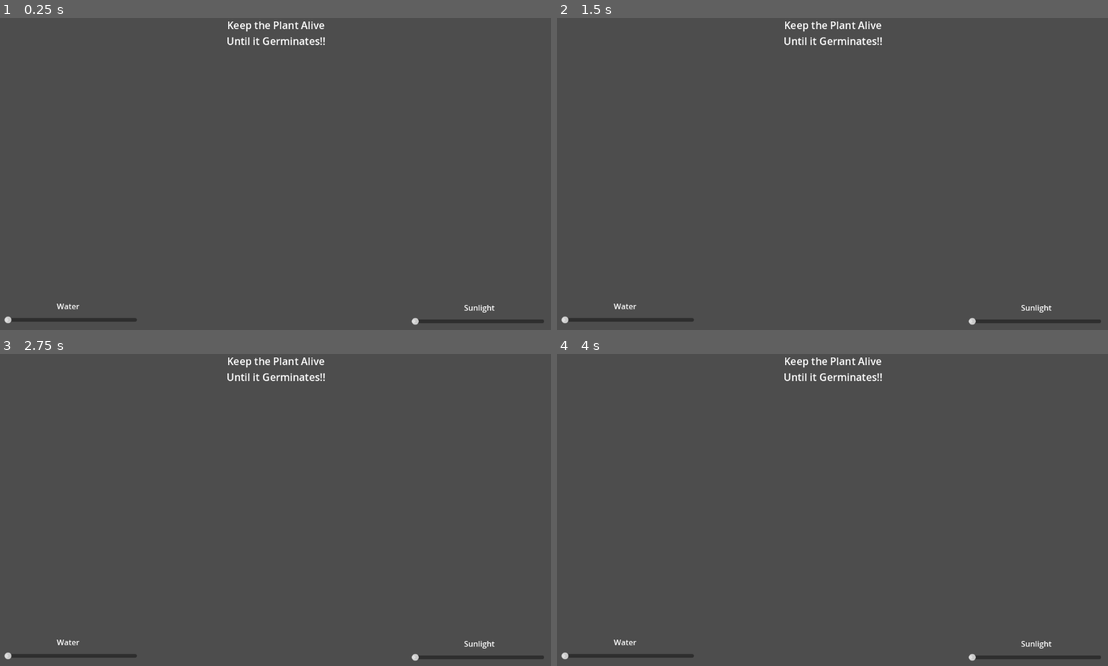
Above: before the commit, frames 1-4 (two rows, left to right).
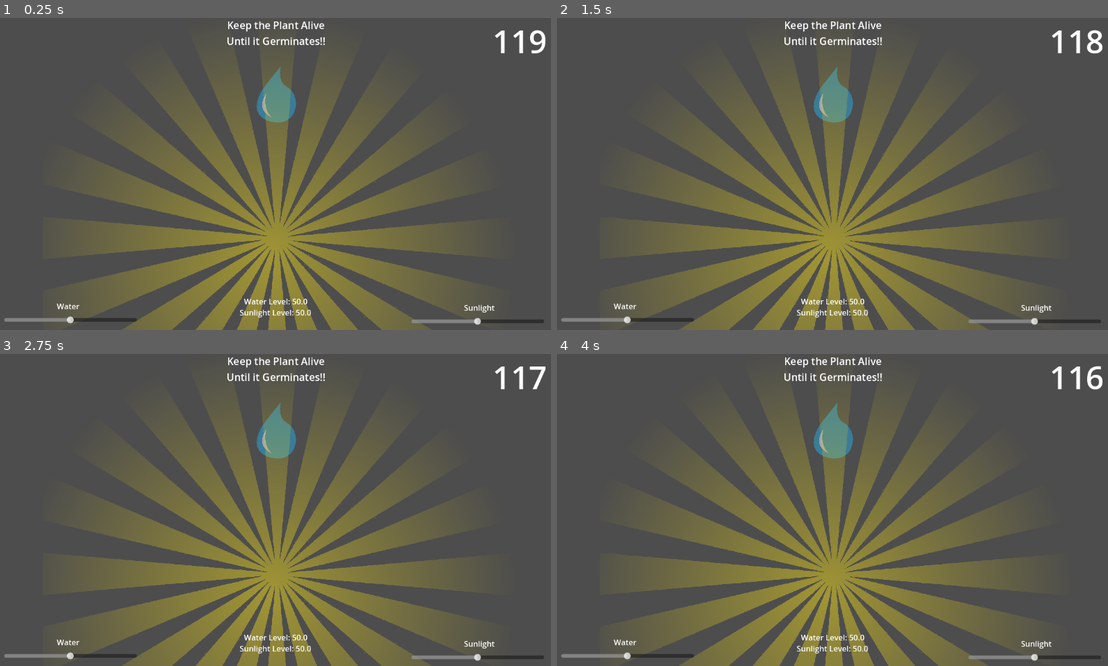
Above: after the commit, the same moments.

Repository: fubblea/seed
Game: Godot game, scene res://Scenes/plant_view.tscn
Two runs of this game, one before a commit and one after it. Both use one fixed random seed, a clock stepped at 60 frames per second and the inputs below.
Inputs:
- Up to frame 1 (0.25 s): no input
- Up to frame 2 (1.5 s): tap Enter at 0.5 s; tap Space at 1.25 s
- Up to frame 3 (2.75 s): tap Enter at 2 s
- Up to frame 4 (4 s): tap Space at 2.75 s; tap Enter at 3.5 s

The runs differ from the first frame. In frame 1, 27% of the frame differs, in the area x 0-99%, y 3-100%; in frame 2, 27%; in frame 3, 27%; in frame 4, 27%.

Commit message:
Timer with text

Diff:
--- /dev/null
+++ b/Common/GameState.gd
@@ -0,0 +1,39 @@
+@tool
+extends Node
+
+class_name GameState
+
+signal timer_value_changed(time_left: float)
+
+const GAME_TIME_LIMIT: float = 120.0
+
+var water_level: float
+var sunlight_level: float
+
+@onready var water_spray: Node2D = $"../WaterSpray"
+@onready var sun_light: Node2D = $"../SunLight"
+@onready var main_ui: Node = $"../MainUI"
+@onready var timer = $"GameTimer"
+
+func _ready() -> void:
+	timer.wait_time = GAME_TIME_LIMIT
+	timer.start()
+
+	update_opacity()
+
+func _process(_delta: float) -> void:
+	if timer.time_left <= 0:
+		# TODO: Handle game over logic here
+		print("Game Over! Time's up!")
+		get_tree().quit()
+	else:
+		emit_signal("timer_value_changed", timer.time_left)
+
+func _on_main_ui_slider_value_changed(water: float, sunlight: float) -> void:
+	water_level = water
+	sunlight_level = sunlight
+	update_opacity()
+
+func update_opacity() -> void:
+	water_spray.modulate.a = clamp(water_level / 100, 0.0, 1.0)
+	sun_light.modulate.a = clamp(sunlight_level / 100, 0.0, 1.0)
--- /dev/null
+++ b/Entities/SunLight/sun_light.tscn
@@ -0,0 +1,9 @@
+[gd_scene load_steps=2 format=3 uid="uid://cj5vni108t1e2"]
+
+[ext_resource type="Texture2D" uid="uid://ov7nblpmjet5" path="res://Entities/SunLight/yellow-sun-rays-png-2.png" id="1_ul1c1"]
+
+[node name="SunLight" type="Node2D"]
+
+[node name="Sprite2D" type="Sprite2D" parent="."]
+position = Vector2(23, 19)
+texture = ExtResource("1_ul1c1")
--- /dev/null
+++ b/Entities/WaterSpray/water_spray.tscn
@@ -0,0 +1,9 @@
+[gd_scene load_steps=2 format=3 uid="uid://bq6scmmibawyy"]
+
+[ext_resource type="Texture2D" uid="uid://qd3rroljeo81" path="res://Entities/WaterSpray/water-drop-icon-symbol-20.png" id="1_67gpt"]
+
+[node name="WaterSpray" type="Node2D"]
+
+[node name="Sprite2D" type="Sprite2D" parent="."]
+scale = Vector2(0.1, 0.1)
+texture = ExtResource("1_67gpt")
--- a/Scenes/plant_view.tscn
+++ b/Scenes/plant_view.tscn
@@ -1,7 +1,26 @@
-[gd_scene load_steps=2 format=3 uid="uid://c1vjk7avoyen2"]
+[gd_scene load_steps=5 format=3 uid="uid://c1vjk7avoyen2"]
 
+[ext_resource type="Script" uid="uid://dxsri6afl3qpk" path="res://Common/GameState.gd" id="1_6tkng"]
 [ext_resource type="PackedScene" uid="uid://dprjxafn4og3f" path="res://UI/main_ui.tscn" id="1_22j6o"]
+[ext_resource type="PackedScene" uid="uid://bq6scmmibawyy" path="res://Entities/WaterSpray/water_spray.tscn" id="2_6s7na"]
+[ext_resource type="PackedScene" uid="uid://cj5vni108t1e2" path="res://Entities/SunLight/sun_light.tscn" id="5_vy3jo"]
 
 [node name="Node2D" type="Node2D"]
 
+[node name="GameState" type="Node" parent="."]
+script = ExtResource("1_6tkng")
+metadata/_custom_type_script = "uid://dxsri6afl3qpk"
+
+[node name="GameTimer" type="Timer" parent="GameState"]
+
 [node name="MainUI" parent="." instance=ExtResource("1_22j6o")]
+
+[node name="WaterSpray" parent="." instance=ExtResource("2_6s7na")]
+position = Vector2(577, 159)
+scale = Vector2(0.535744, 0.535744)
+
+[node name="SunLight" parent="." instance=ExtResource("5_vy3jo")]
+position = Vector2(582, 462)
+
+[connection signal="timer_value_changed" from="GameState" to="MainUI" method="_on_game_state_timer_value_changed"]
+[connection signal="slider_value_changed" from="MainUI" to="GameState" method="_on_main_ui_slider_value_changed"]
--- a/UI/main_ui.gd
+++ b/UI/main_ui.gd
@@ -1,8 +1,39 @@
 extends CanvasLayer
 
+signal slider_value_changed(water: float, sunlight: float)
+
+var water_level: float = 50.0
+var sunlight_level: float = 50.0
+
+@onready var water_slider: HSlider = $"Water/WaterSlider"
+@onready var sunlight_slider: HSlider = $"Sunlight/SunlightSlider"
+
+@onready var help_text: RichTextLabel = $HelpText
+@onready var timer_text: Label = $"TimerText"
+
+func _ready() -> void:
+	water_slider.value = water_level
+	sunlight_slider.value = sunlight_level
+
+	_update_help_text(water_level, sunlight_level)
+	emit_signal("slider_value_changed", water_level, sunlight_level)
+
+func _update_help_text(water: float, sunlight: float) -> void:
+	help_text.text = "Water Level: %s\nSunlight Level: %s" % [
+		str(water),
+		str(sunlight)
+	]
+
 func _on_water_slider_value_changed(value: float) -> void:
-	print("Water slider value changed to: ", value)
+	water_level = value
+	_update_help_text(water_level, sunlight_level)
+	emit_signal("slider_value_changed", water_level, sunlight_level)
+
+func _on_sunlight_slider_value_changed(value: float) -> void:
+	sunlight_level = value
+	_update_help_text(water_level, sunlight_level)
+	emit_signal("slider_value_changed", water_level, sunlight_level)
 
 
-func _on_sunlight_slider_value_changed(value: float) -> void:
-	print("Sunlight slider value changed to: ", value)
+func _on_game_state_timer_value_changed(time_left: float) -> void:
+	timer_text.text = str(int(time_left))
--- a/UI/main_ui.tscn
+++ b/UI/main_ui.tscn
@@ -17,6 +17,39 @@
 text = "Keep the Plant Alive
 Until it Germinates!!"
 horizontal_alignment = 1
+
+[node name="Sunlight" type="Control" parent="."]
+layout_mode = 3
+anchors_preset = 2
+anchor_top = 1.0
+anchor_bottom = 1.0
+offset_left = 844.0
+offset_top = -100.0
+offset_right = 1159.0
+offset_bottom = 3.0
+grow_vertical = 0
+
+[node name="SunlightSliderLabel" type="Label" parent="Sunlight"]
+layout_mode = 0
+offset_left = 122.0
+offset_top = 42.0
+offset_right = 169.0
+offset_bottom = 65.0
+text = "Sunlight"
+
+[node name="SunlightSlider" type="HSlider" parent="Sunlight"]
+layout_mode = 1
+anchors_preset = 7
+anchor_left = 0.5
+anchor_top = 1.0
+anchor_right = 0.5
+anchor_bottom = 1.0
+offset_left = -144.5
+offset_top = -29.0
+offset_right = 130.5
+offset_bottom = -13.0
+grow_horizontal = 2
+grow_vertical = 0
 
 [node name="Water" type="Control" parent="."]
 layout_mode = 3
@@ -49,38 +82,31 @@
 grow_horizontal = 2
 grow_vertical = 0
 
-[node name="Sunlight" type="Control" parent="Water"]
-layout_mode = 1
-anchors_preset = 2
-anchor_top = 1.0
-anchor_bottom = 1.0
-offset_left = 844.0
-offset_top = -100.0
-offset_right = 1159.0
-offset_bottom = 3.0
-grow_vertical = 0
-
-[node name="SunlightSliderLabel" type="Label" parent="Water/Sunlight"]
-layout_mode = 0
-offset_left = 122.0
-offset_top = 42.0
-offset_right = 169.0
-offset_bottom = 65.0
-text = "Sunlight"
-
-[node name="SunlightSlider" type="HSlider" parent="Water/Sunlight"]
-layout_mode = 1
+[node name="HelpText" type="RichTextLabel" parent="."]
 anchors_preset = 7
 anchor_left = 0.5
 anchor_top = 1.0
 anchor_right = 0.5
 anchor_bottom = 1.0
-offset_left = -144.5
-offset_top = -29.0
-offset_right = 130.5
-offset_bottom = -13.0
+offset_left = -149.0
+offset_top = -96.0
+offset_right = 149.0
 grow_horizontal = 2
 grow_vertical = 0
+horizontal_alignment = 1
+vertical_alignment = 1
 
+[node name="TimerText" type="Label" parent="."]
+anchors_preset = 1
+anchor_left = 1.0
+anchor_right = 1.0
+offset_left = -127.0
+offset_top = 2.0
+offset_right = -13.0
+offset_bottom = 154.0
+grow_horizontal = 0
+theme_override_font_sizes/font_size = 66
+text = "Hi"
+
+[connection signal="value_changed" from="Sunlight/SunlightSlider" to="." method="_on_sunlight_slider_value_changed"]
 [connection signal="value_changed" from="Water/WaterSlider" to="." method="_on_water_slider_value_changed"]
-[connection signal="value_changed" from="Water/Sunlight/SunlightSlider" to="." method="_on_sunlight_slider_value_changed"]
Not shown, added: Common/GameState.gd.uid
Binary file added: Entities/SunLight/yellow-sun-rays-png-2.png
Not shown, added: Entities/SunLight/yellow-sun-rays-png-2.png.import
Binary file added: Entities/WaterSpray/water-drop-icon-symbol-20.png
Not shown, added: Entities/WaterSpray/water-drop-icon-symbol-20.png.import
